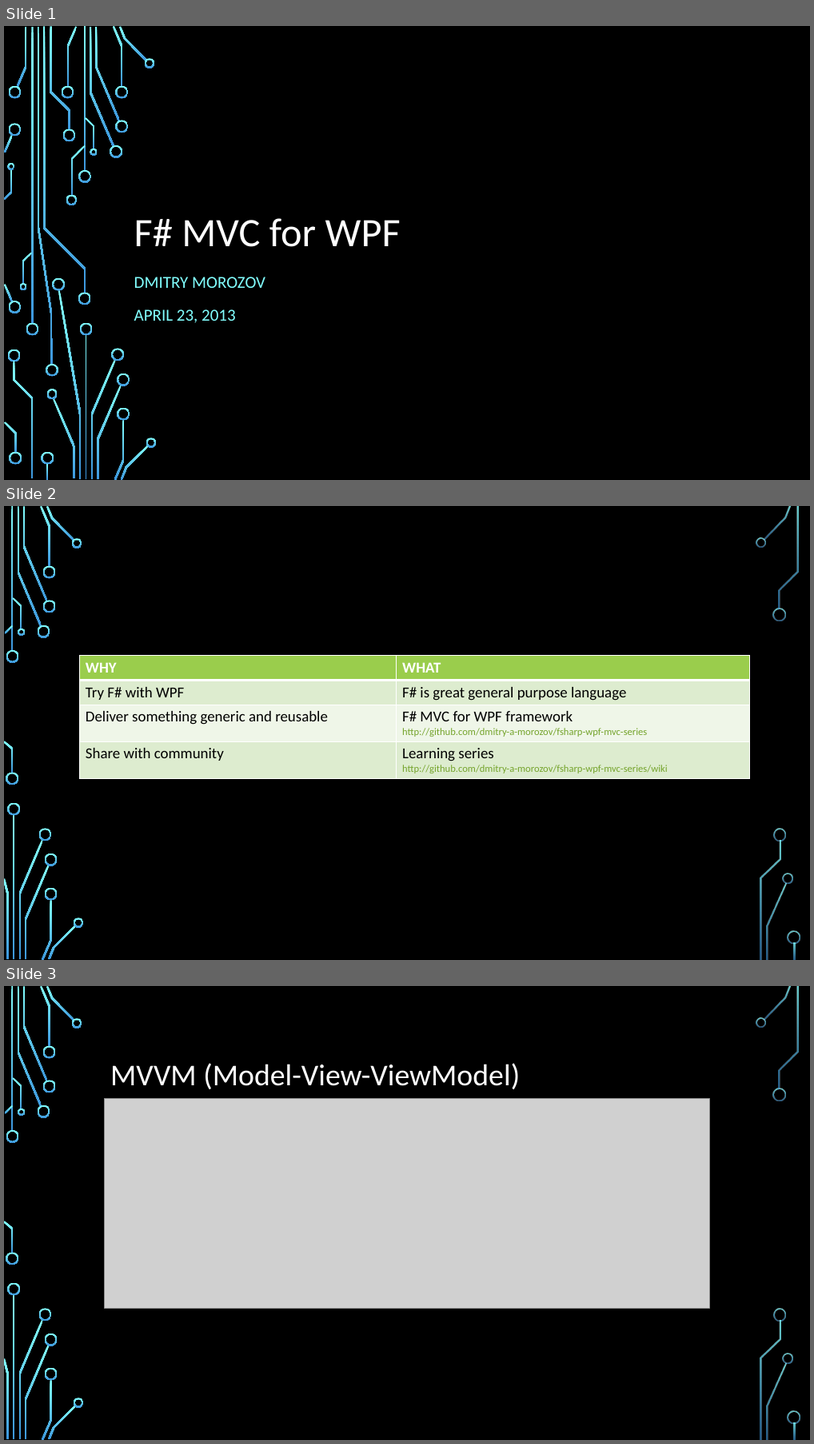
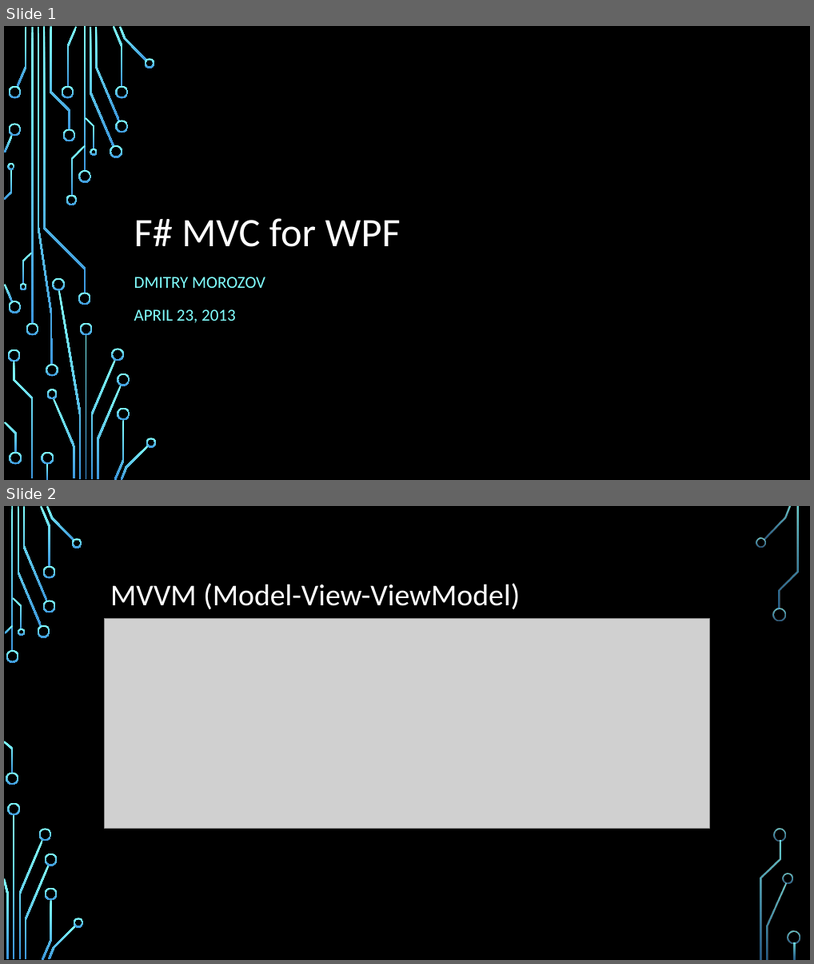
Before and after one commit to dmitry-a-morozov/fsharp-wpf-mvc-series, a slide deck: NYC Meetup.2013-04-23.pptx. Shown one above the other, each under a label of ours: slides 1, 2 and 3 before the commit, slides 1 and 2 after it. The pictures are 814x1444 and 814x964 pixels, drawn with LibreOffice and Linux fonts; fonts in the diff are those of the drawing; grey boxes stand for pictures; background and template pictures are left out. Boxes give left, top, right and bottom in pixels: in the first picture for what was removed or moved away, otherwise in the second. Text is boxed around its words. In the diff, an @@ line names an element or a change of style, - is before the commit and + after.

```diff
--- a/NYC Meetup.2013-04-23.pptx
+++ b/NYC Meetup.2013-04-23.pptx
@@ slide 2 removed at [4, 506, 810, 960], background picture (left out); not listed: 36 template elements that a slide beside it also shows @@
@@ table removed at [80, 656, 750, 777], 4 rows, 2 columns @@
-WHY | WHAT
-Try F# with WPF | F# is great general purpose language
-Deliver something generic and reusable | F# MVC for WPF framework / http://github.com/dmitry-a-morozov/fsharp-wpf-mvc-series
-Share with community | Learning series / http://github.com/dmitry-a-morozov/fsharp-wpf-mvc-series/wiki
@@ what was slide 3 is now slide 2 @@
```
Also in this commit, not shown: 6 slides changed, 13 other files.
